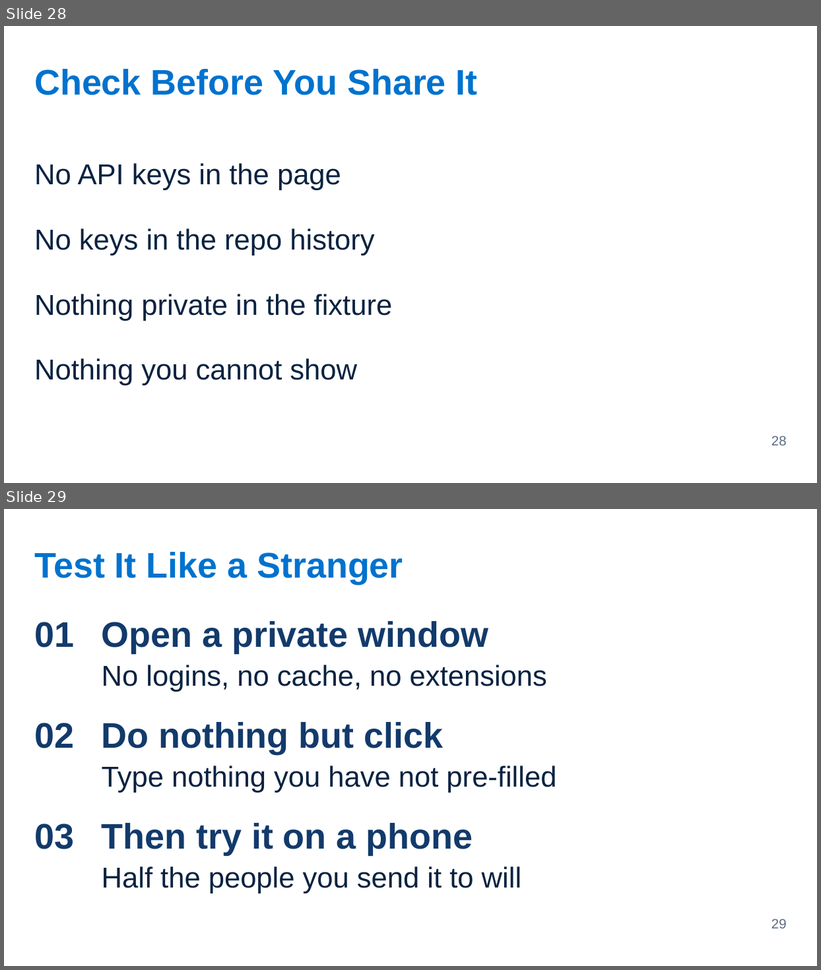
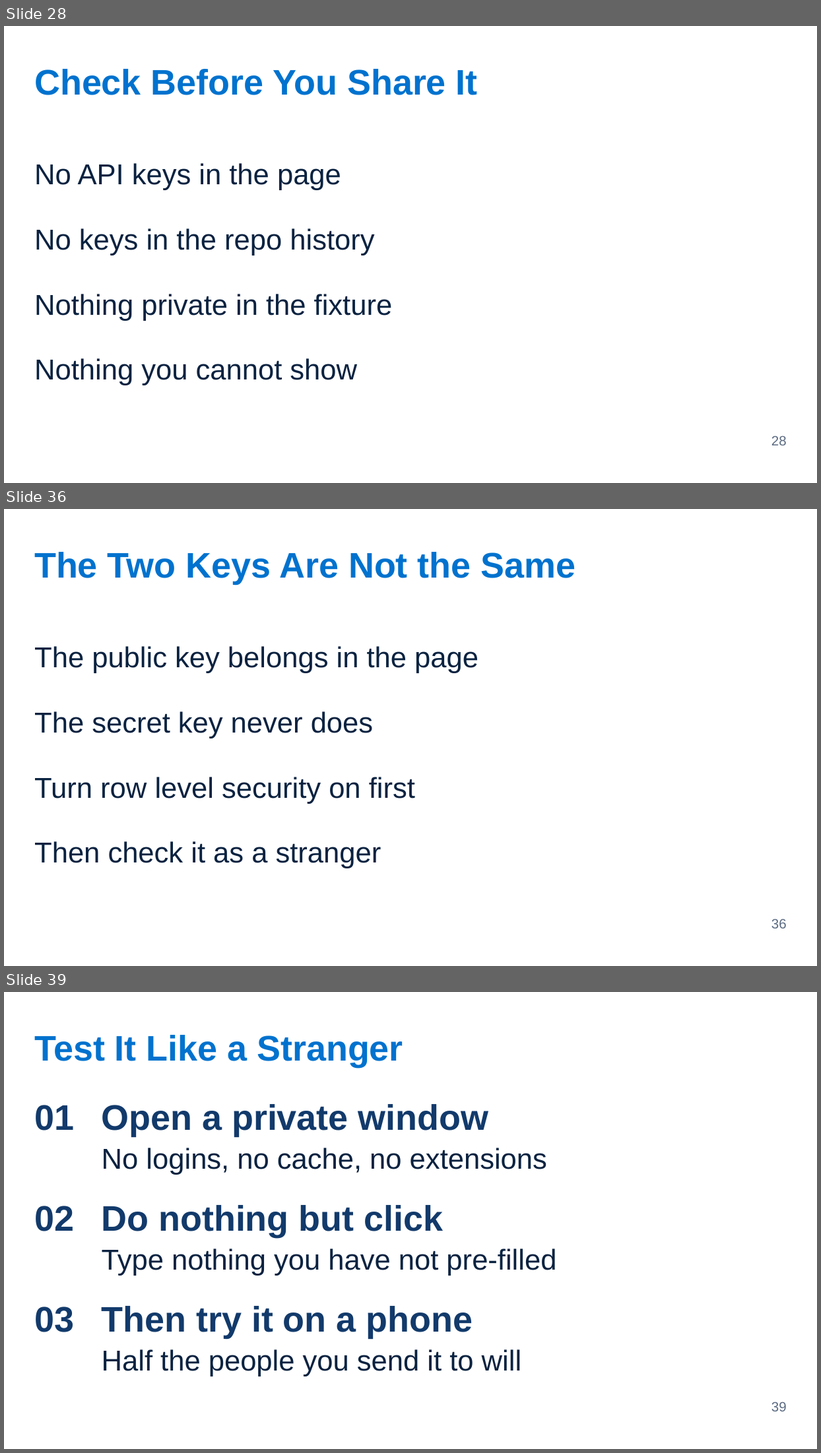
Before and after one commit to Victor-Palacios/SLaiDES, a slide deck: examples/pptx/immersion-2-3-making-it-demoable.pptx. Shown one above the other, each under a label of ours: slides 28 and 29 before the commit, slides 28, 36 and 39 after it; the slides between them are not shown. The pictures are 821x970 and 821x1453 pixels, drawn with LibreOffice and Linux fonts; fonts in the diff are those of the drawing. Boxes give left, top, right and bottom in pixels: in the first picture for what was removed or moved away, otherwise in the second. Text is boxed around its words. In the diff, an @@ line names an element or a change of style, - is before the commit and + after.

```diff
--- a/examples/pptx/immersion-2-3-making-it-demoable.pptx
+++ b/examples/pptx/immersion-2-3-making-it-demoable.pptx
@@ slide 36 added at (x1=4, y1=509, x2=817, y2=966), background #FFFFFF @@
@@ text added at (x1=34, y1=552, x2=576, y2=584), 42 pt, text #0072CE, bold @@
+The Two Keys Are Not the Same
@@ text added at (x1=34, y1=646, x2=479, y2=673), 34 pt, text #0A2240 @@
+The public key belongs in the page
@@ text added at (x1=34, y1=712, x2=373, y2=739), 34 pt, text #0A2240 @@
+The secret key never does
@@ text added at (x1=34, y1=777, x2=415, y2=804), 34 pt, text #0A2240 @@
+Turn row level security on first
@@ text added at (x1=34, y1=842, x2=382, y2=869), 34 pt, text #0A2240 @@
+Then check it as a stranger
@@ page number added at (x1=772, y1=919, x2=787, y2=929), 16 pt, text #5B6B82 @@
+36
@@ what was slide 29 is now slide 39 @@
@@ page number at (x1=772, y1=1402, x2=787, y2=1412): text changed @@
-29
+39
```
Also in this commit, not shown: 9 other slides added, 8 other files.
